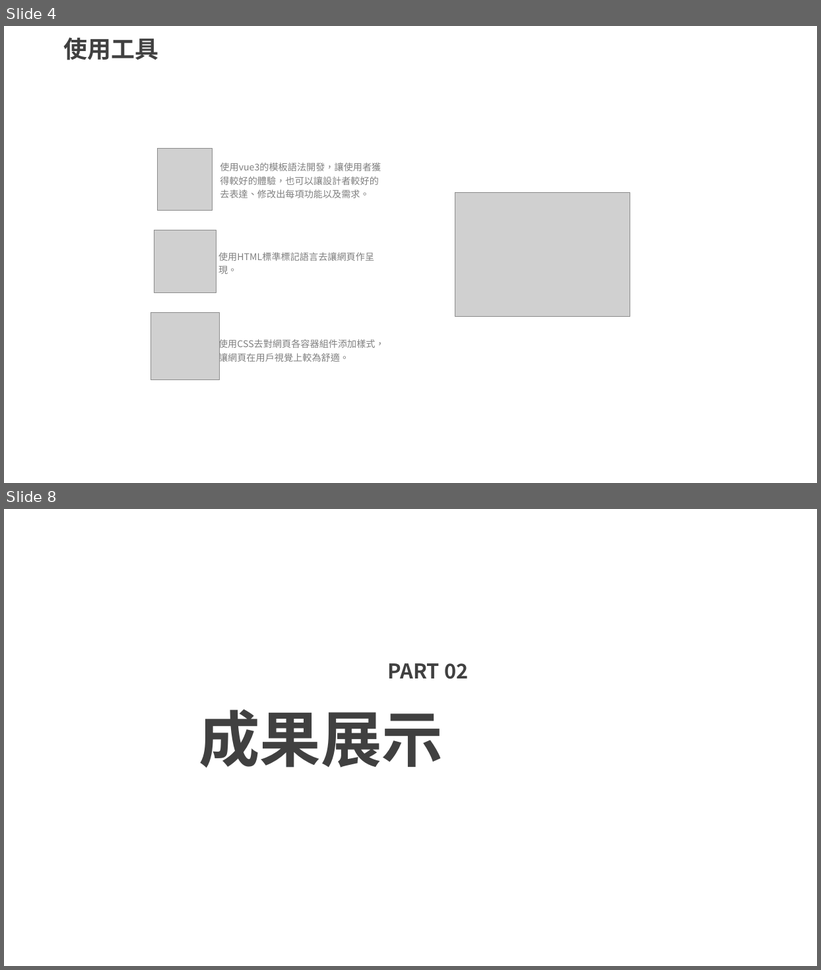
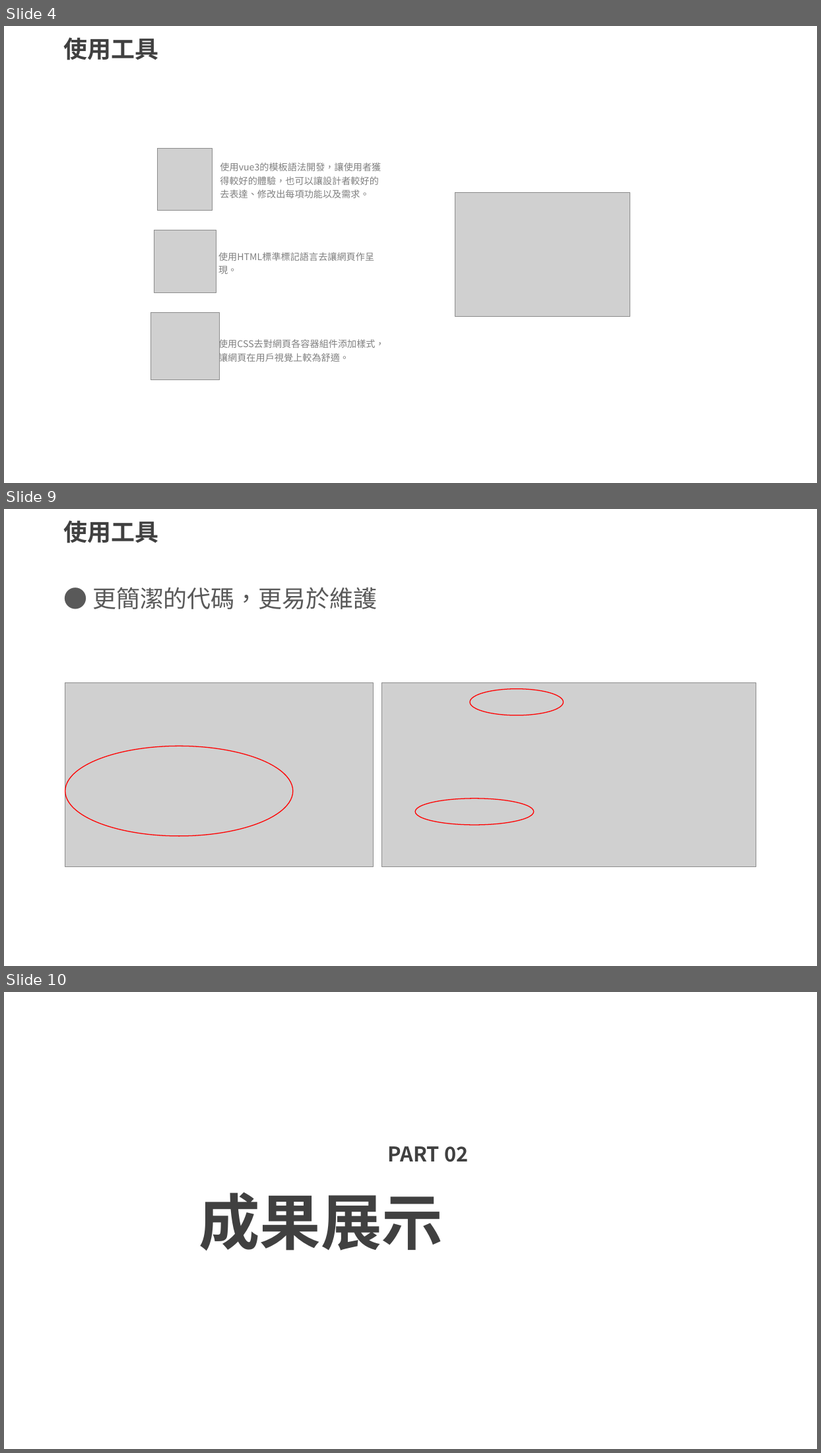
Before and after one commit to Hightwo1028/my_midproject, a slide deck: mid_Project.pptx. Shown one above the other, each under a label of ours: slides 4 and 8 before the commit, slides 4, 9 and 10 after it; the slides between them are not shown. The pictures are 821x970 and 821x1453 pixels, drawn with LibreOffice and Linux fonts; fonts in the diff are those of the drawing; grey boxes stand for pictures; background and template pictures are left out. Boxes give left, top, right and bottom in pixels: in the first picture for what was removed or moved away, otherwise in the second. Text is boxed around its words. In the diff, an @@ line names an element or a change of style, - is before the commit and + after.

```diff
--- a/mid_Project.pptx
+++ b/mid_Project.pptx
@@ slide 9 added at <box>4,509,817,966</box>, background #FFFFFF @@
@@ text added at <box>63,520,158,543</box>, 28 pt, text #404040, bold @@
+使用工具
@@ text added at <box>92,587,377,609</box>, 28 pt, text #595959 @@
+● 更簡潔的代碼，更易於維護
@@ picture added at <box>65,683,373,867</box> @@
@@ picture added at <box>382,683,756,867</box> @@
@@ ellipse added at <box>470,689,564,715</box>, outline #FF0000 1 pt @@
@@ ellipse added at <box>65,747,292,836</box>, outline #FF0000 1 pt @@
@@ ellipse added at <box>415,799,533,825</box>, outline #FF0000 1 pt @@
@@ what was slide 8 is now slide 10 @@
```
Also in this commit, not shown: 3 slides changed, 1 other slide added.
